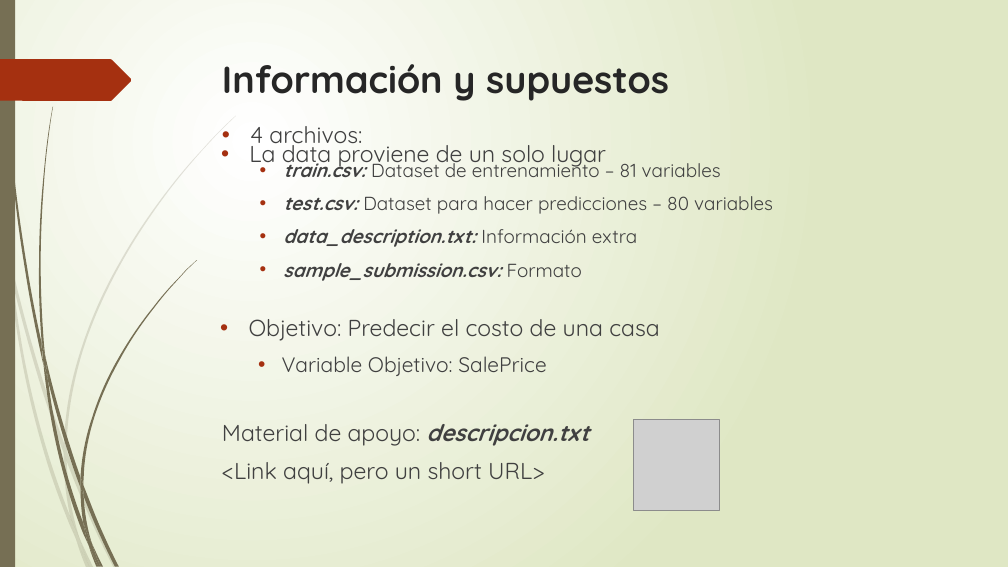
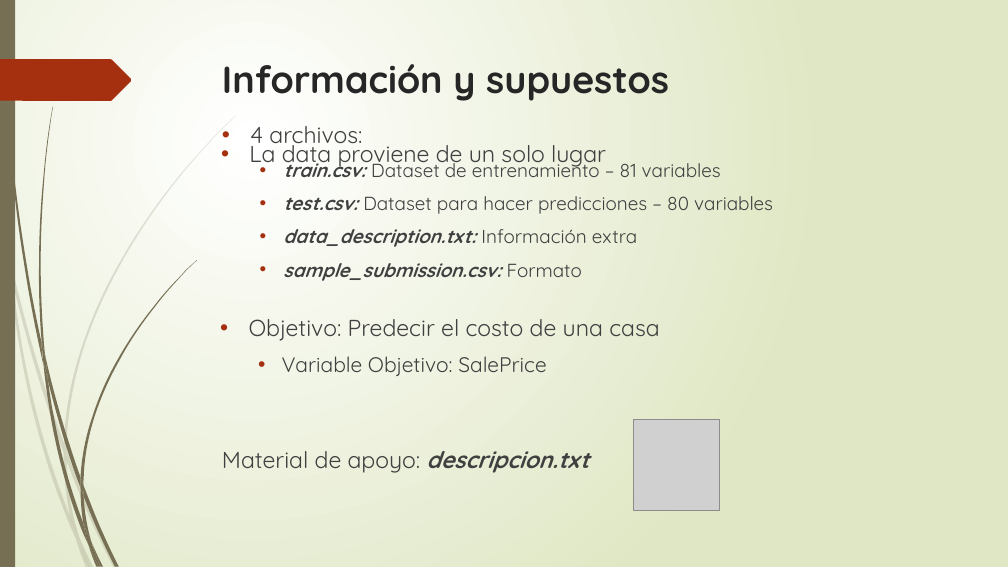
Before and after one commit to corderobot/Kaggle_House-Prices, a slide deck: slide 5 of Docs/House Prices.pptx. Drawn at 1008x567 pixels with LibreOffice and Linux fonts; fonts in the diff are those of the drawing; grey boxes stand for pictures. Boxes give left, top, right and bottom in pixels: in the first picture for what was removed or moved away, otherwise in the second. Text is boxed around its words. In the diff, an @@ line names an element or a change of style, - is before the commit and + after.

```diff
--- a/Docs/House Prices.pptx
+++ b/Docs/House Prices.pptx
@@ text "Material de apoyo: descripcion.txt": place and size @@
-text "Material de apoyo: descripcion.txt" at <box>222,424,589,484</box>
+text "Material de apoyo: descripcion.txt" at <box>222,451,589,473</box>
@@ text at <box>222,462,544,484</box>: paragraph removed @@
-<Link aquí, pero un short URL>
```
Also in this commit, not shown: 2 other slides changed.
